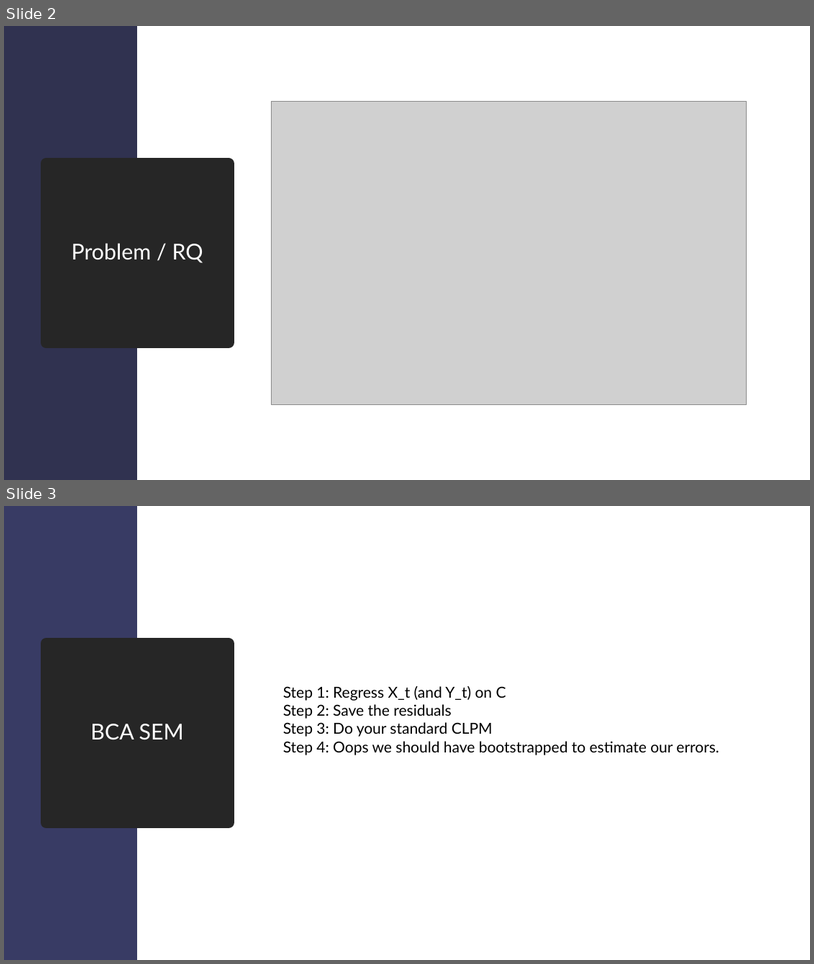
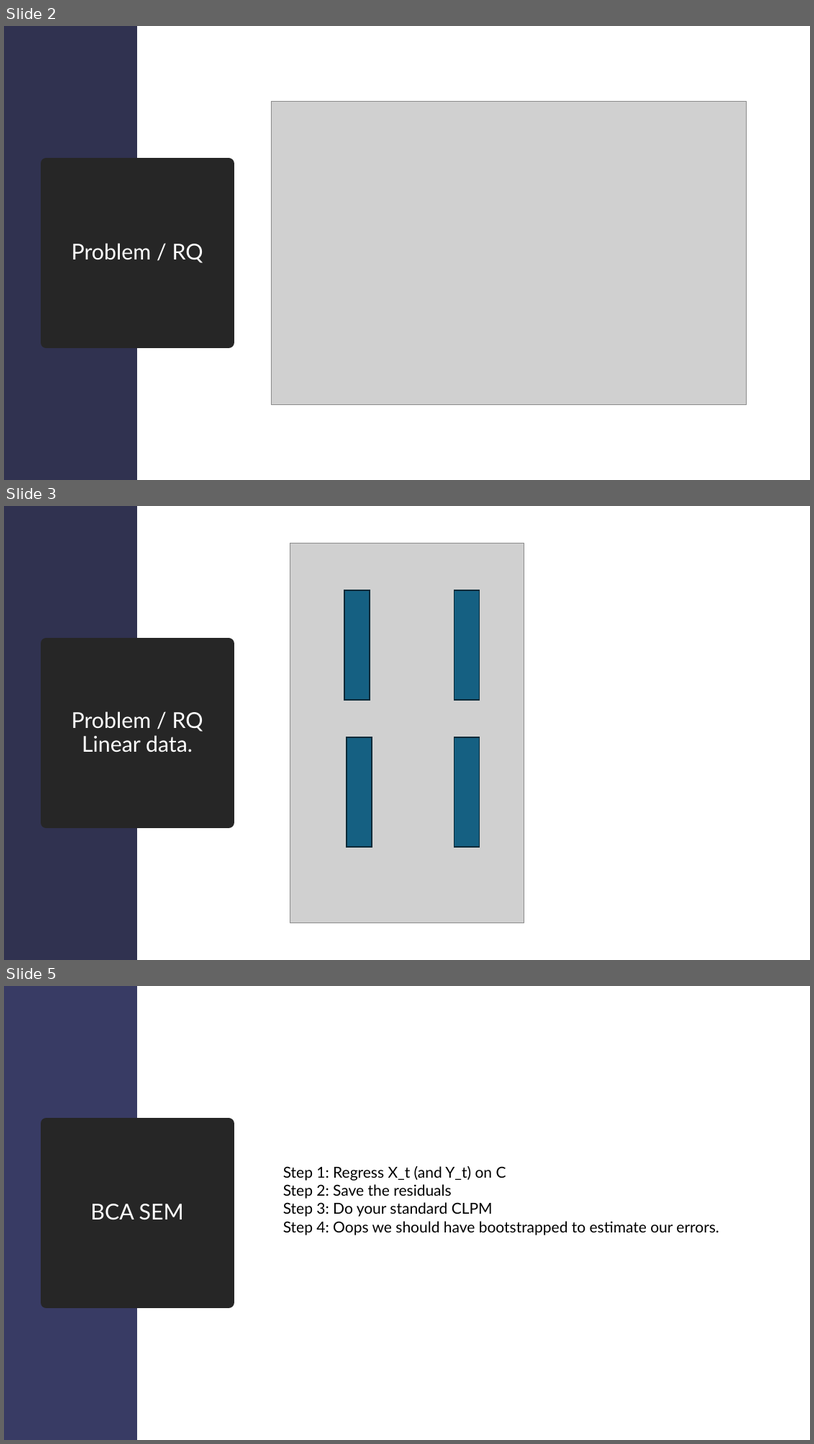
Before and after one commit to EmmaDirk/MachineLearning-BCA, a slide deck: Presentations/Presentation_11_18_25.pptx. Shown one above the other, each under a label of ours: slides 2 and 3 before the commit, slides 2, 3 and 5 after it; the slides between them are not shown. The pictures are 814x964 and 814x1444 pixels, drawn with LibreOffice and Linux fonts; fonts in the diff are those of the drawing; grey boxes stand for pictures. Boxes give left, top, right and bottom in pixels: in the first picture for what was removed or moved away, otherwise in the second. Text is boxed around its words. In the diff, an @@ line names an element or a change of style, - is before the commit and + after.

Commit message:
linear variations

```diff
--- a/Presentations/Presentation_11_18_25.pptx
+++ b/Presentations/Presentation_11_18_25.pptx
@@ slide 3 added at (4,506,810,960), background #FFFFFF @@
@@ rectangle added at (4,506,137,960), fill #303250 @@
@@ picture added at (291,543,525,923) @@
@@ rectangle added at (345,590,370,700), fill #156082, outline #092A39 1.5 pt @@
@@ rectangle added at (455,590,480,700), fill #156082, outline #092A39 1.5 pt @@
@@ title added at (46,644,229,822), fill #262626, outline #262626 13.75 pt, 26 pt, text #FFFFFF @@
+Problem / RQ
+Linear data.
@@ rectangle added at (347,737,373,847), fill #156082, outline #092A39 1.5 pt @@
@@ rectangle added at (455,737,480,847), fill #156082, outline #092A39 1.5 pt @@
@@ what was slide 3 is now slide 5 @@
```
Also in this commit, not shown: 2 slides changed, 3 other slides added, 4 other files.
